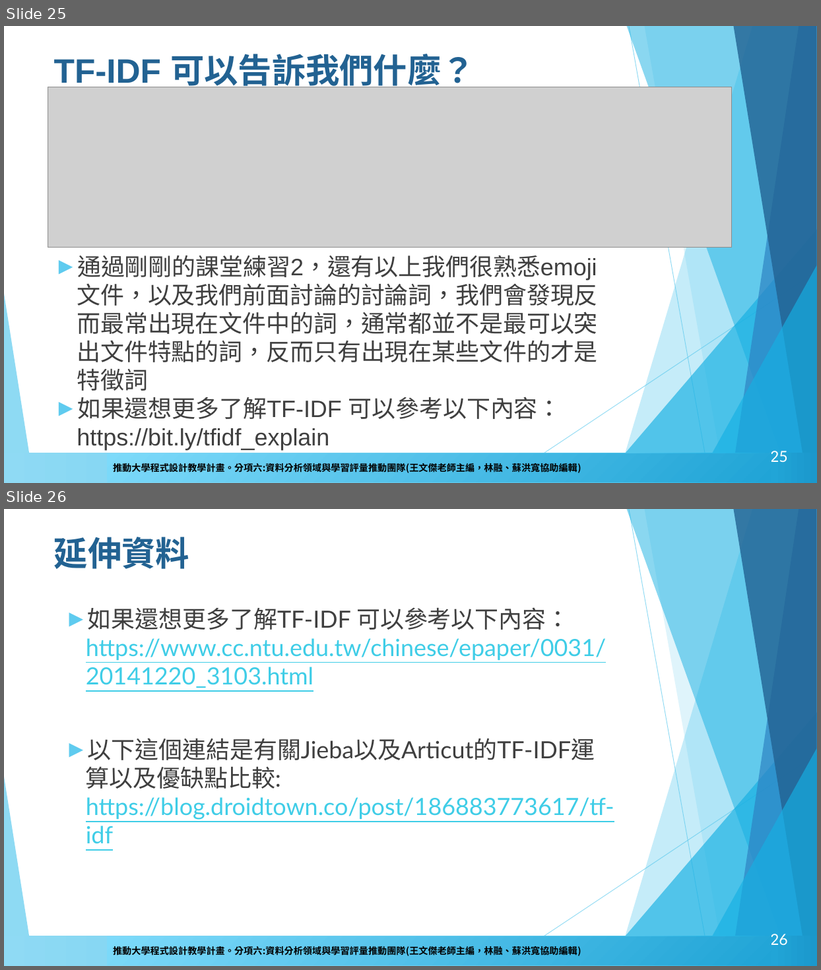
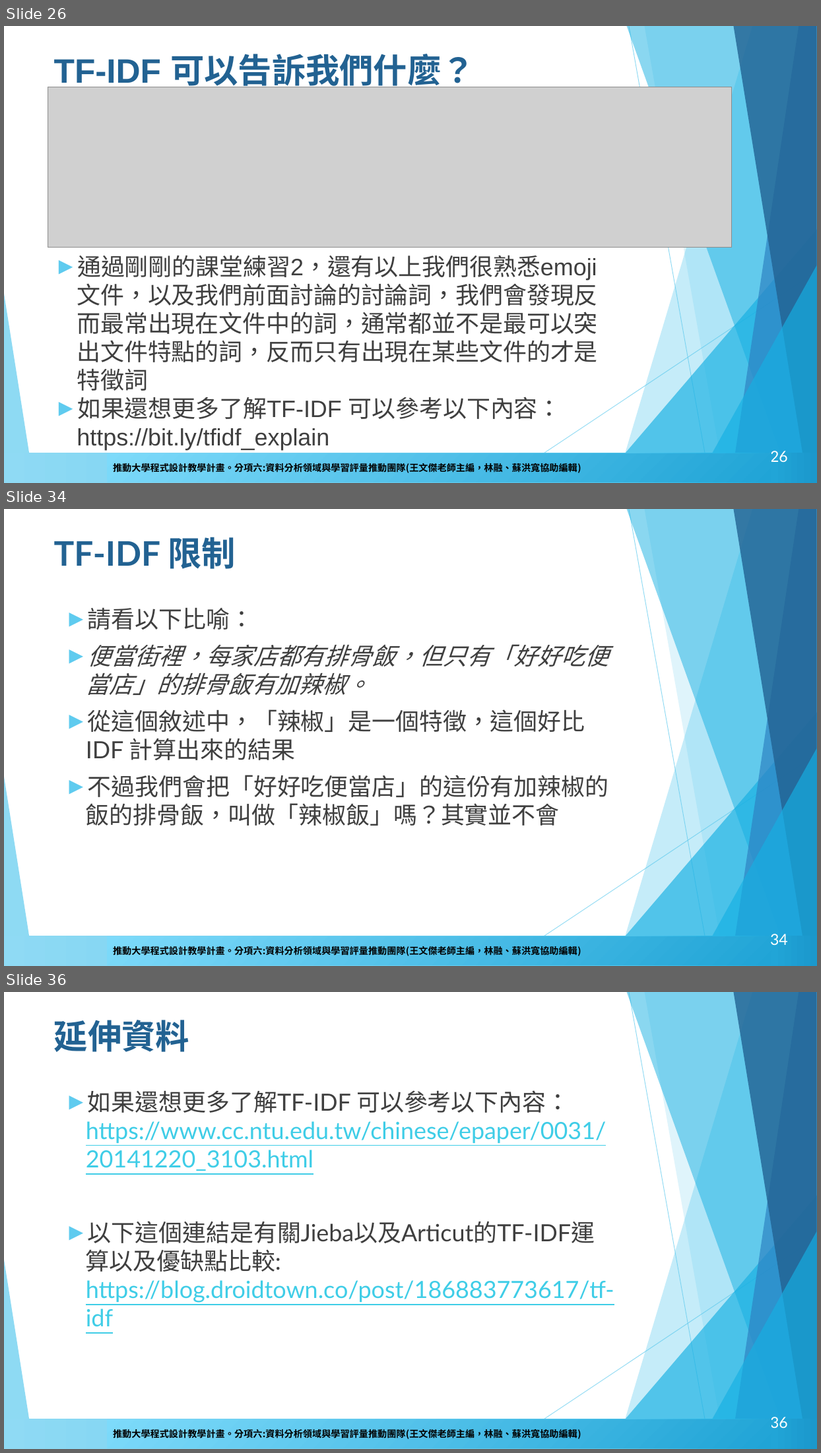
Before and after one commit to howardsukuan/textual-data-analysis-python, a slide deck: week02/文本分析與程式設計Week02.pptx. Shown one above the other, each under a label of ours: slides 25 and 26 before the commit, slides 26, 34 and 36 after it; the slides between them are not shown. The pictures are 821x970 and 821x1453 pixels, drawn with LibreOffice and Linux fonts; fonts in the diff are those of the drawing; grey boxes stand for pictures; background and template pictures are left out. Boxes give left, top, right and bottom in pixels: in the first picture for what was removed or moved away, otherwise in the second. Text is boxed around its words. In the diff, an @@ line names an element or a change of style, - is before the commit and + after.

```diff
--- a/week02/文本分析與程式設計Week02.pptx
+++ b/week02/文本分析與程式設計Week02.pptx
@@ slide 34 added at bbox=[4, 509, 817, 966], background #FFFFFF; not listed: 13 template elements that a slide beside it also shows @@
@@ title added at bbox=[54, 537, 236, 569], 40 pt, text #226292, bold @@
+TF-IDF 限制
@@ text added at bbox=[86, 608, 609, 826], 28 pt, text #3F3F3F @@
+► 請看以下比喻：
+► 便當街裡，每家店都有排骨飯，但只有「好好吃便當店」的排骨飯有加辣椒。
+► 從這個敘述中，「辣椒」是一個特徵，這個好比IDF 計算出來的結果
+► 不過我們會把「好好吃便當店」的這份有加辣椒的飯的排骨飯，叫做「辣椒飯」嗎？其實並不會
@@ page number added at bbox=[770, 934, 788, 945], 18 pt, text #FFFFFF @@
+34
@@ what was slide 25 is now slide 26 @@
@@ page number at bbox=[770, 451, 788, 462]: text changed @@
-25
+26
@@ what was slide 26 is now slide 36 @@
@@ page number at bbox=[770, 1417, 788, 1428]: text changed @@
-26
+36
```
Also in this commit, not shown: 5 slides changed, 7 other slides added, 1 other file.
